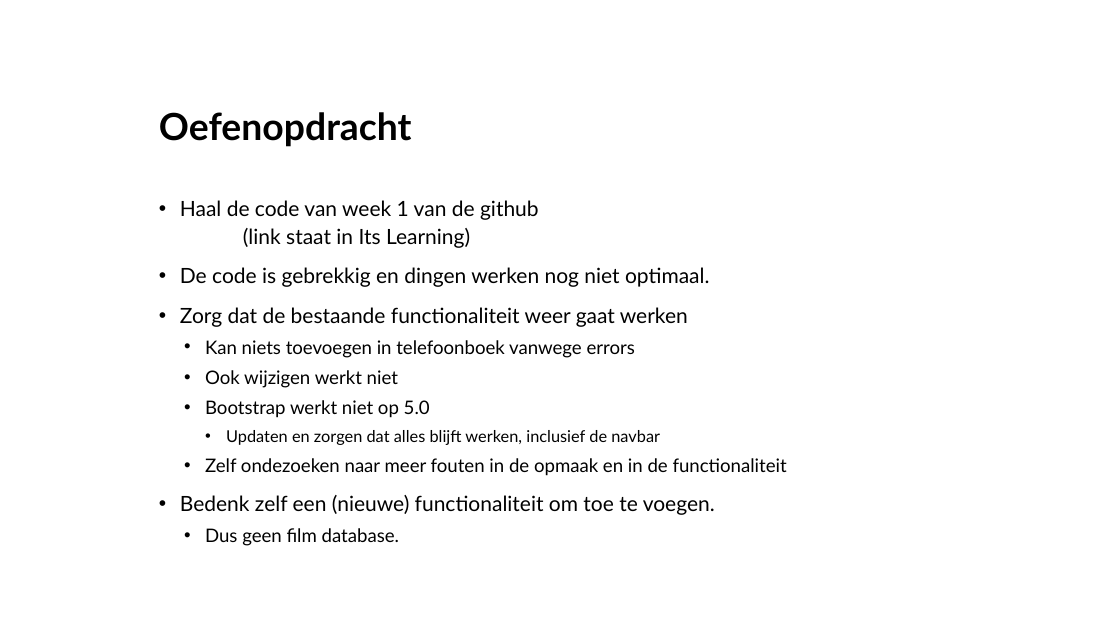
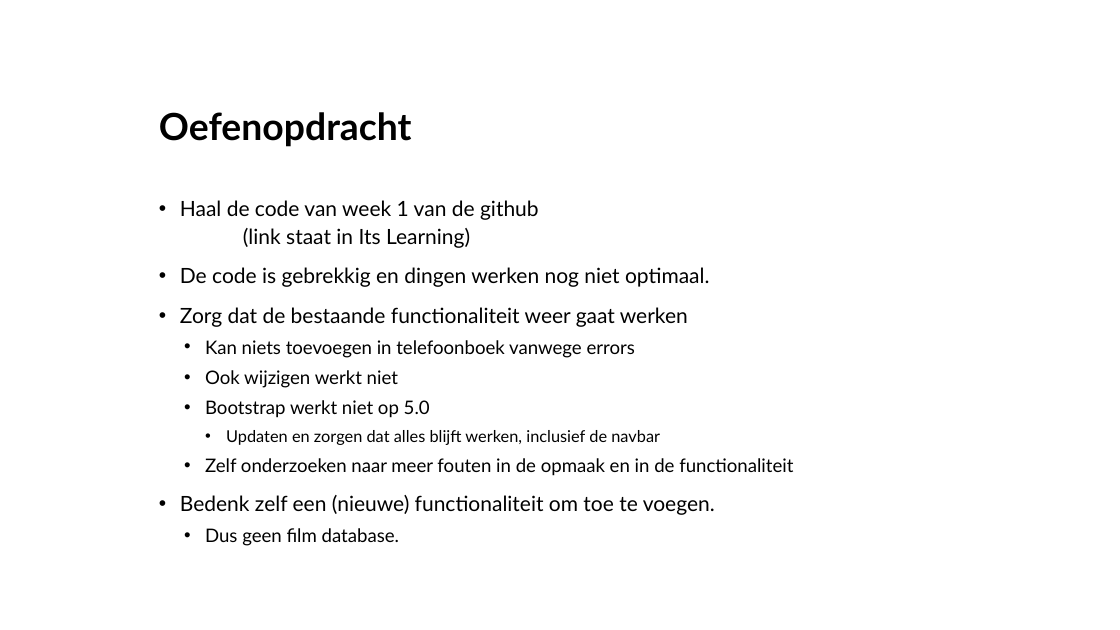
Before and after one commit to AlfaCollegeTeamICT/DIP2, a slide deck: slide 13 of Week 1 - Herhaling/Week 1 presentatie - Herhaling.pptx. Drawn at 1120x630 pixels with LibreOffice and Linux fonts; fonts in the diff are those of the drawing. Boxes give left, top, right and bottom in pixels: in the first picture for what was removed or moved away, otherwise in the second. Text is boxed around its words. In the diff, an @@ line names an element or a change of style, - is before the commit and + after.

```diff
--- a/Week 1 - Herhaling/Week 1 presentatie - Herhaling.pptx
+++ b/Week 1 - Herhaling/Week 1 presentatie - Herhaling.pptx
@@ text at (x1=205, y1=458, x2=793, y2=476): text changed @@
-  • Zelf ondezoeken naar meer fouten in de opmaak en in de functionaliteit
+  • Zelf onderzoeken naar meer fouten in de opmaak en in de functionaliteit
```
Also in this commit, not shown: 1 other slide changed.
